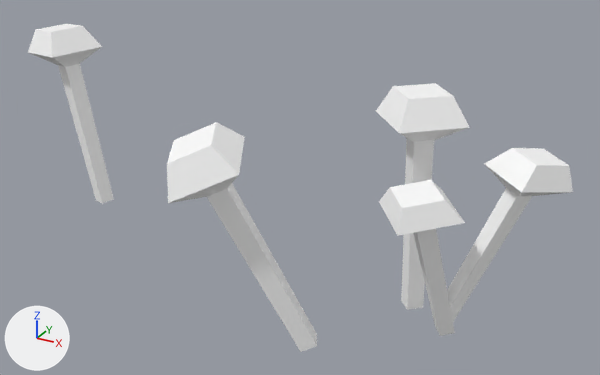
The glTF model assets/synty/simple_fantasy/models/SF_Env_Elven_Flower_02.glb: old version first, new version second.
Rendered twice from a 50 mm camera at (0.0263, -0.0377, 0.026) aimed at (0.0043, 0.0023, 0.006). The lights are fixed; the arrows at lower left show +X, +Y and +Z.

Names of what the first picture shows: 'SF_Env_Elven_Flower_02'.
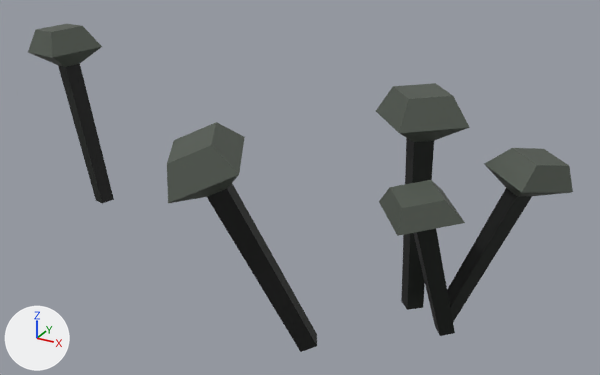
Location of each change, [x1, y1, x2, y2] in pixels of the pictures (600 x 375 px):
'SF_Env_Elven_Flower_02', surface changed (white to grey)
    both: [28, 24, 573, 352]

Patch to the scene script:
```diff
--- a/assets/synty/simple_fantasy/models/SF_Env_Elven_Flower_02.glb.py
+++ b/assets/synty/simple_fantasy/models/SF_Env_Elven_Flower_02.glb.py
@@ img_undead_footman_01 @@
+img_undead_footman_01 = load_image('Undead_Footman_01', '_unpacked/Undead_Footman_01', 512, 512, 'sRGB')
@@ mat_lambert1 @@
 mat_lambert1 = principled_material('lambert1')
-mat_lambert1.base_color = (1.0, 1.0, 1.0)  # white #ffffff
+mat_lambert1.texture = img_undead_footman_01
 mat_lambert1.roughness = 0.553
```
